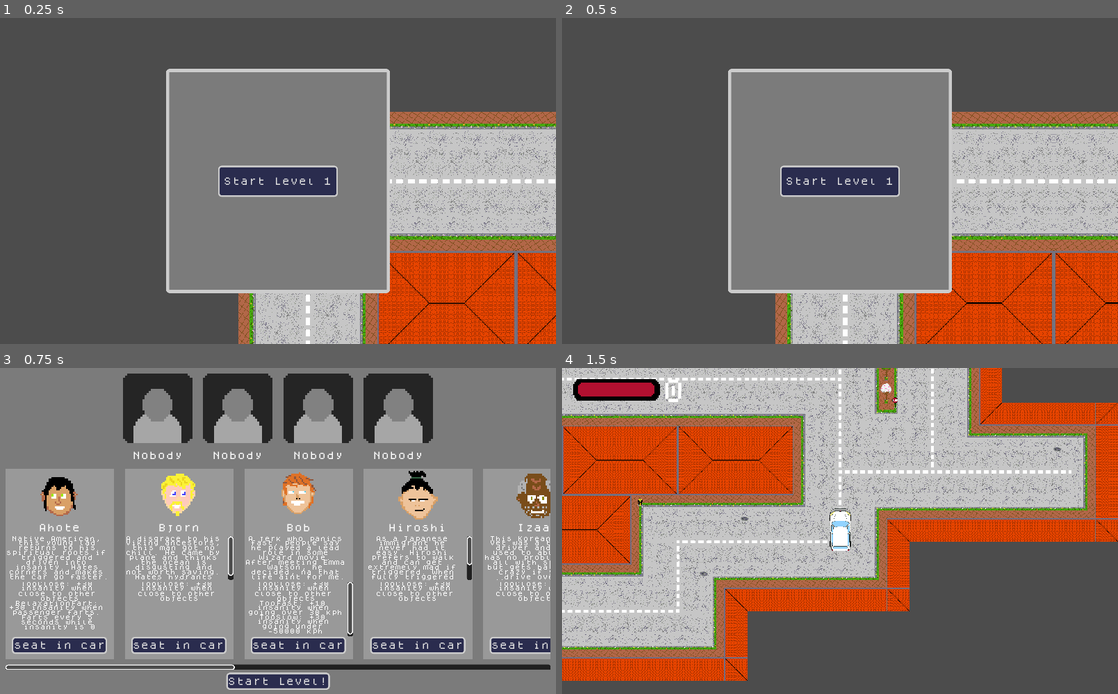
Above: before the commit, frames 1-4 (two rows, left to right).
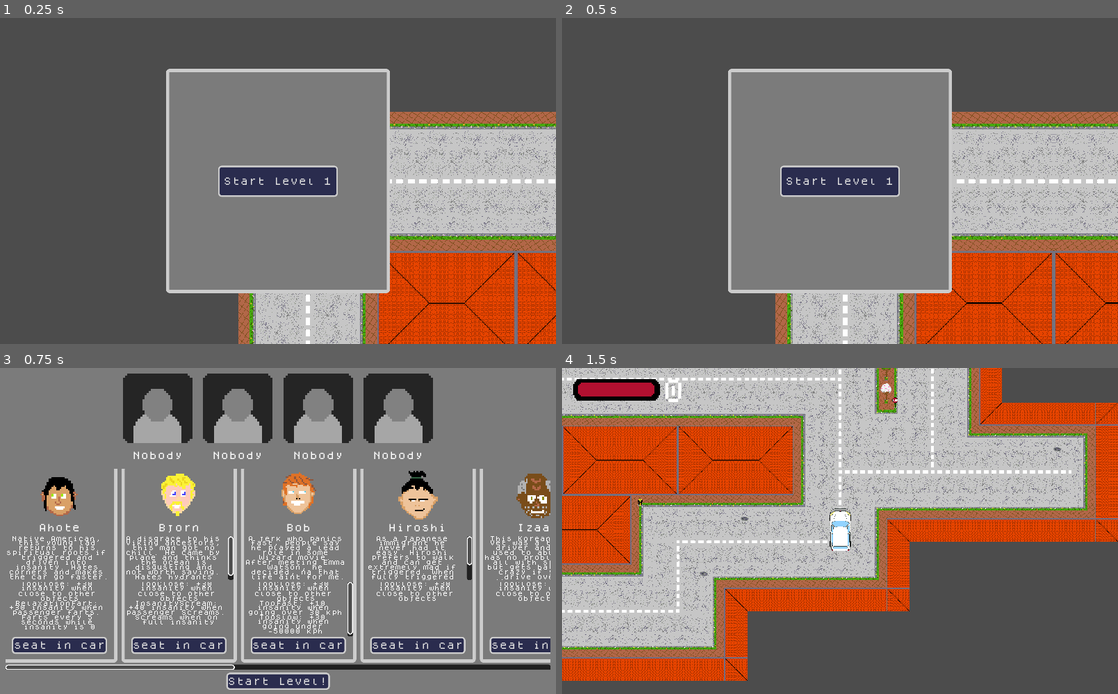
Above: after the commit, the same moments.

Repository: pastra98/DriveMeInsane
Game: Godot game, scene res://main/Main.tscn
The game is run twice, just before and just after one commit, with the same random seed, the same clock (stepped at 60 frames per second) and the same inputs.
Inputs:
- Up to frame 1 (0.25 s): no input
- Up to frame 2 (0.5 s): no input
- Up to frame 3 (0.75 s): click "Start Level 1" at 0.5 s
- Up to frame 4 (1.5 s): click "Start Level!" at 1.25 s

Frames 1-2 are identical in both runs. In frame 3, 45% of the frame differs, in the area x 1-99%, y 30-91%; in frame 4, nothing differs.

Commit message:
add insanity scream, remove passenger card style override

Diff:
--- a/src/audio/MusicPlayer.tscn
+++ b/src/audio/MusicPlayer.tscn
@@ -5,7 +5,7 @@
 
 [node name="MusicStreamPlayer" type="AudioStreamPlayer"]
 stream = ExtResource( 2 )
-volume_db = -80.0
+volume_db = -30.0
 autoplay = true
 script = ExtResource( 1 )
 
--- a/src/gui/passenger_picker/passenger_card/PassengerCard.tscn
+++ b/src/gui/passenger_picker/passenger_card/PassengerCard.tscn
@@ -1,11 +1,9 @@
-[gd_scene load_steps=6 format=2]
+[gd_scene load_steps=5 format=2]
 
 [ext_resource path="res://gui/theme/pixel_theme.tres" type="Theme" id=1]
 [ext_resource path="res://gui/fonts/dogica.tres" type="DynamicFont" id=2]
 [ext_resource path="res://gui/passenger_picker/passenger_card/passenger_card.gd" type="Script" id=3]
 [ext_resource path="res://GUI/Fonts/dogica.tres" type="DynamicFont" id=4]
-
-[sub_resource type="StyleBoxFlat" id=1]
 
 [node name="PassengerCard" type="MarginContainer"]
 anchor_left = 0.5
@@ -27,7 +25,6 @@
 [node name="Panel" type="Panel" parent="."]
 margin_right = 200.0
 margin_bottom = 350.0
-custom_styles/panel = SubResource( 1 )
 
 [node name="TopVBox" type="VBoxContainer" parent="Panel"]
 anchor_right = 1.0
--- /dev/null
+++ b/src/passengers/effects/insanity_scream.gd
@@ -0,0 +1,18 @@
+class_name InsanityScream
+extends Node2D
+
+signal change_insanity(amt, reason, is_broadcast)
+
+var insanity_effect: int
+
+func _init(insanity_eff: int):
+    insanity_effect = insanity_eff
+    name = "InsanityScream"
+
+func _on_passenger_raging(): # gets triggered by signal, connected in passenger.gd
+    # wait 1 sec b4 emitting broadcast
+    yield(get_tree().create_timer(1), "timeout")
+    emit_signal("change_insanity", insanity_effect, "Loud scream!", true)
+
+func get_txt_description() -> String:
+    return "%s: +%s insanity when passenger Screams. Screams when on full insanity" % [name, insanity_effect]
--- a/src/passengers/passenger.gd
+++ b/src/passengers/passenger.gd
@@ -105,7 +105,13 @@
                     conf.get_value(section, "insanity_effect"),
                     conf.get_value(section, "cooldown")
                     )
+            "InsanityScream":
+                new_sensibility = InsanityScream.new(
+                    conf.get_value(section, "insanity_effect")
+                    )
+                connect("passenger_raging", new_sensibility, "_on_passenger_raging") # connect signal to sensibility
         if new_sensibility: # make sure the section that was read was a sensibility, not e.g. basics
+            # add cooldown timer as child to every sensibility
             var cooldown_timer = Timer.new()
             cooldown_timer.name = new_sensibility.name + "Timer"
             cooldown_timer.connect("timeout", new_sensibility, "cooldown_over")
@@ -138,5 +144,6 @@
 
 
 func _on_rage_cooldown_finished():
+    rage_timer.stop()
     raging = false
     insanity_change(-100, "Ok, drive careful now", false)
--- a/src/passengers/ressources/bjorn/bjorn.cfg
+++ b/src/passengers/ressources/bjorn/bjorn.cfg
@@ -13,3 +13,6 @@
 insanity_effect=30
 cooldown=2
 coll_size_mult=6
+
+[InsanityScream]
+insanity_effect=40
--- a/src/player/passenger_manager.gd
+++ b/src/player/passenger_manager.gd
@@ -6,7 +6,6 @@
 
 
 func change_everyones_insanity(responsible_passenger: Passenger, change_by: int, reason: String):
-    print("heya")
     for passenger in get_children():
         if passenger != responsible_passenger:
             passenger.insanity_change(change_by, reason, false)
--- a/src/project.godot
+++ b/src/project.godot
@@ -9,6 +9,11 @@
 config_version=4
 
 _global_script_classes=[ {
+"base": "Node2D",
+"class": "InsanityScream",
+"language": "GDScript",
+"path": "res://passengers/effects/insanity_scream.gd"
+}, {
 "base": "Node2D",
 "class": "Passenger",
 "language": "GDScript",
@@ -35,6 +40,7 @@
 "path": "res://passengers/effects/too_slow.gd"
 } ]
 _global_script_class_icons={
+"InsanityScream": "",
 "Passenger": "",
 "RelaxationFart": "",
 "TooCloseSensibility": "",
